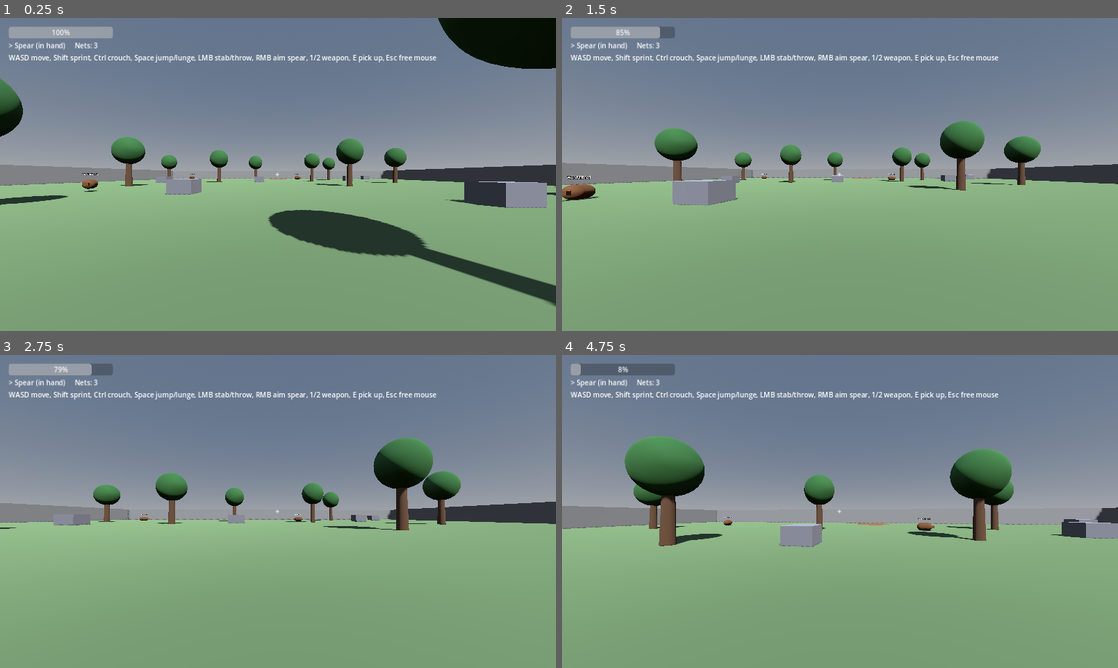
Above: before the commit, frames 1-4 (two rows, left to right).
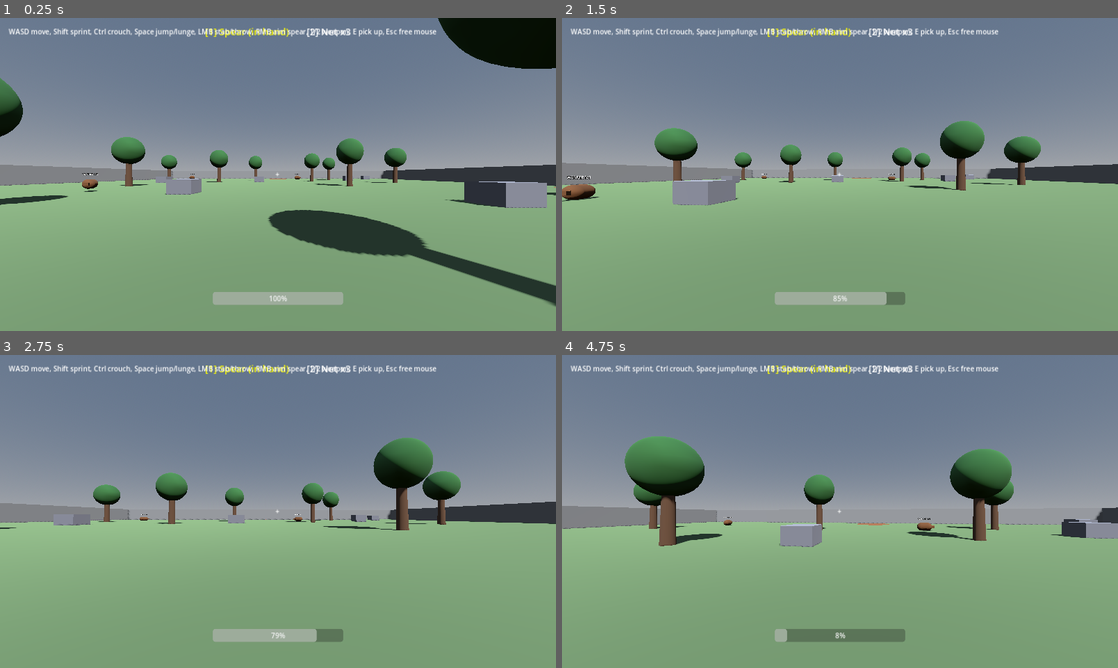
Above: after the commit, the same moments.

Repository: bageus/where-boar
Game: Godot game, scene res://game/bootstrap/app/main.tscn
Two runs of this game, one before a commit and one after it. Both use one fixed random seed, a clock stepped at 60 frames per second and the inputs below.
Inputs (mouse positions are in pixels of both pictures, inside the frame that each line leads up to):
- Up to frame 1 (0.25 s): no input
- Up to frame 2 (1.5 s): move the mouse to (867, 174) at 0.52 s; hold Right mouse button (aim) 0.53-1.28 s; hold W (move_forward) from 0.53 s (still down); tap Space (jump) at 0.77 s; move the mouse to (812, 174) at 1.27 s; click (812, 174) at 1.35 s
- Up to frame 3 (2.75 s): keep holding W (move_forward); tap Space (jump) at 1.52 s; move the mouse to (289, 505) at 2.02 s; hold Ctrl (crouch) from 2.03 s (still down)
- Up to frame 4 (4.75 s): keep holding W (move_forward); move the mouse to (834, 517) at 2.77 s; release Ctrl (crouch) at 2.78 s; tap E (interact) at 2.85 s; tap Space (jump) at 3.02, 3.77, 4.52 s; move the mouse to (878, 514) at 3.52 s; hold Shift (sprint) 3.53-4.28 s; move the mouse to (795, 508) at 4.27 s; tap 1 (weapon_1) at 4.35 s

The runs differ from the first frame. In frame 1, 3.2% of the frame differs, in the area x 1-79%, y 2-92%; in frame 2, 3.2%; in frame 3, 3.2%; in frame 4, 3.3%.

Commit message:
P2-004: boar ram knockback; hotbar HUD, central stamina bar, wall sliding
Co-Authored-By: Claude Sonnet 5.5 <noreply@anthropic.com>
Claude-Session: https://claude.ai/code/session_01FpZrbArYM5hMjSbuPAEHhr

Diff:
--- a/game/features/boar/domain/boar_senses.gd
+++ b/game/features/boar/domain/boar_senses.gd
@@ -47,3 +47,10 @@
 	if to_zone.dot(away) < 0.0:
 		return away
 	return (away + to_zone).normalized()
+
+
+## Heading along a wall of normal `wall_normal` (XZ), on the side that points towards `toward`.
+## Keeps a boar sliding out of a corner instead of pushing into it.
+static func slide_heading(wall_normal: Vector2, toward: Vector2) -> Vector2:
+	var tangent := Vector2(-wall_normal.y, wall_normal.x)
+	return tangent if tangent.dot(toward) >= 0.0 else -tangent
--- a/game/features/boar/public/boar_body.gd
+++ b/game/features/boar/public/boar_body.gd
@@ -15,6 +15,11 @@
 const PANIC_TURN_SECONDS := 0.6
 const PANIC_TURN_MAX := PI / 3.0
 const CORPSE_SECONDS := 3.0
+# Ram (M005): exaggerated knockback by speed, ASSUMPTION numbers (D013).
+const RAM_MIN_SPEED := 6.0
+const RAM_IMPULSE := 14.0
+const RAM_COOLDOWN := 1.0
+const KNOCK_DECAY := 6.0
 
 @export var type_id := "runner"
 @export var max_health := 3
@@ -28,6 +33,10 @@
 ## Wander angle or panic deflection, re-rolled when _turn_left runs out.
 var _turn := 0.0
 var _turn_left := 0.0
+var _knock := Vector3.ZERO
+var _ram_cooldown := 0.0
+## Last wall (XZ normal) the boar slid on, used to steer out of corners.
+var _wall := Vector2.ZERO
 
 @onready var _label: Label3D = $Label
 
@@ -48,6 +57,11 @@
 	_after_change()
 
 
+## Knocked by a ram or another boar: pushed along `impulse` for a moment.
+func knock(impulse: Vector3) -> void:
+	_knock = impulse
+
+
 func _after_change() -> void:
 	_show_state()
 	if boar.state == Boar.State.DEAD:
@@ -61,6 +75,7 @@
 	if not boar.is_free():
 		velocity.x = 0.0
 		velocity.z = 0.0
+		_apply_knock(delta)
 		move_and_slide()
 		return
 	var pos := Vector2(global_position.x, global_position.z)
@@ -75,7 +90,9 @@
 	if boar.state != before:
 		_show_state()
 	_steer(delta, pos, hunter_pos)
+	_apply_knock(delta)
 	move_and_slide()
+	_ram(delta)
 
 
 func _steer(delta: float, pos: Vector2, hunter_pos: Vector2) -> void:
@@ -97,10 +114,35 @@
 				_turn_left = PANIC_TURN_SECONDS
 			_heading = BoarSenses.flee_heading(pos, hunter_pos, escape_zones).rotated(_turn)
 			speed = PANIC_SPEED
+	if _wall != Vector2.ZERO and _heading.dot(_wall) < 0.0 and boar.state != Boar.State.WANDER:
+		var zone := BoarSenses.nearest_zone(pos, escape_zones)
+		var toward := escape_zones[zone] - pos if zone != -1 else pos - hunter_pos
+		_heading = BoarSenses.slide_heading(_wall, toward)
 	velocity.x = _heading.x * speed
 	velocity.z = _heading.y * speed
 	if _heading != Vector2.ZERO:
 		rotation.y = atan2(-_heading.x, -_heading.y)
+
+
+func _apply_knock(delta: float) -> void:
+	velocity.x += _knock.x
+	velocity.z += _knock.z
+	_knock = _knock.move_toward(Vector3.ZERO, KNOCK_DECAY * RAM_IMPULSE * delta)
+
+
+## A fast boar that touches the hunter or another boar knocks it back (M005); also remembers walls.
+func _ram(delta: float) -> void:
+	_ram_cooldown -= delta
+	_wall = Vector2.ZERO
+	for i in get_slide_collision_count():
+		var hit := get_slide_collision(i)
+		var other := hit.get_collider()
+		if other.has_method("knock") and _ram_cooldown <= 0.0 and Vector2(velocity.x, velocity.z).length() >= RAM_MIN_SPEED:
+			var push := Vector3(velocity.x, 0.0, velocity.z).normalized()
+			other.knock(push * RAM_IMPULSE + Vector3.UP * 3.0)
+			_ram_cooldown = RAM_COOLDOWN
+		elif absf(hit.get_normal().y) < 0.5:
+			_wall = Vector2(hit.get_normal().x, hit.get_normal().z).normalized()
 
 
 ## Name of the current domain state, e.g. "FLEE".
--- a/game/features/boar/tests/run_senses_tests.gd
+++ b/game/features/boar/tests/run_senses_tests.gd
@@ -11,6 +11,8 @@
 	failures += _check(_nearest_zone_choice(), "nearest escape zone is chosen")
 	failures += _check(_zone_escape_rules(), "only fleeing or panicking boars escape in a zone")
 	failures += _check(_flee_heading_bends_to_zone(), "flee heading bends toward a zone ahead, ignores a zone behind")
+	failures += _check(BoarSenses.slide_heading(Vector2.LEFT, Vector2(0, 5)).is_equal_approx(Vector2.DOWN) or BoarSenses.slide_heading(Vector2.LEFT, Vector2(0, 5)).is_equal_approx(Vector2.UP), "slide heading is along the wall")
+	failures += _check(BoarSenses.slide_heading(Vector2.LEFT, Vector2(0, 5)).y > 0.0, "slide heading picks the side towards the target")
 	print("senses tests: %d failure(s)" % failures)
 	quit(1 if failures else 0)
 
--- a/game/features/hunter/public/hunter.gd
+++ b/game/features/hunter/public/hunter.gd
@@ -21,6 +21,7 @@
 const MOUSE_SENSITIVITY := 0.002
 const EYE_HEIGHT := 1.6
 const CROUCH_EYE_HEIGHT := 1.0
+const STUN_SECONDS := 1.0
 
 enum Weapon { SPEAR, NET }
 
@@ -29,11 +30,13 @@
 var weapon := Weapon.SPEAR
 ## Spears and nets this hunter threw that are still in the world.
 var _thrown: Array[RigidBody3D] = []
+var _stun := 0.0
 
 @onready var _camera: Camera3D = $Camera
 @onready var _reach: RayCast3D = $Camera/Reach
 @onready var _stamina_bar: ProgressBar = $Hud/Stamina
-@onready var _weapon_label: Label = $Hud/Weapon
+@onready var _slot_spear: Label = $Hud/Hotbar/Spear
+@onready var _slot_net: Label = $Hud/Hotbar/Net
 
 
 func _ready() -> void:
@@ -61,7 +64,20 @@
 	_update_hud()
 
 
+## Rammed by a boar (M005): thrown back and out of control for a moment.
+func knock(impulse: Vector3) -> void:
+	velocity = impulse
+	_stun = STUN_SECONDS
+
+
 func _physics_process(delta: float) -> void:
+	if _stun > 0.0:
+		_stun -= delta
+		velocity += get_gravity() * delta
+		velocity.x = move_toward(velocity.x, 0.0, 10.0 * delta)
+		velocity.z = move_toward(velocity.z, 0.0, 10.0 * delta)
+		move_and_slide()
+		return
 	var input := Input.get_vector("move_left", "move_right", "move_forward", "move_back")
 	var crouching := Input.is_action_pressed("crouch")
 	var sprinting := stamina.tick(delta, Input.is_action_pressed("sprint") and not crouching and input != Vector2.ZERO)
@@ -127,6 +143,7 @@
 
 
 func _update_hud() -> void:
-	var spear := "in hand" if loadout.spear_in_hand else "thrown"
-	_weapon_label.text = "%s Spear (%s)   %s Nets: %d" % [
-		">" if weapon == Weapon.SPEAR else " ", spear, ">" if weapon == Weapon.NET else " ", loadout.nets]
+	_slot_spear.text = "[1] Spear (%s)" % ("in hand" if loadout.spear_in_hand else "thrown")
+	_slot_net.text = "[2] Net x%d" % loadout.nets
+	_slot_spear.modulate = Color.YELLOW if weapon == Weapon.SPEAR else Color.WHITE
+	_slot_net.modulate = Color.YELLOW if weapon == Weapon.NET else Color.WHITE
--- a/game/features/hunter/public/hunter.tscn
+++ b/game/features/hunter/public/hunter.tscn
@@ -35,21 +35,42 @@
 text = "+"
 
 [node name="Stamina" type="ProgressBar" parent="Hud"]
-offset_left = 20.0
-offset_top = 20.0
-offset_right = 260.0
-offset_bottom = 44.0
+anchors_preset = 7
+anchor_left = 0.5
+anchor_top = 1.0
+anchor_right = 0.5
+anchor_bottom = 1.0
+offset_left = -150.0
+offset_top = -90.0
+offset_right = 150.0
+offset_bottom = -60.0
+grow_horizontal = 2
+grow_vertical = 0
 value = 100.0
 
-[node name="Weapon" type="Label" parent="Hud"]
-offset_left = 20.0
-offset_top = 52.0
-offset_right = 600.0
-offset_bottom = 76.0
+[node name="Hotbar" type="HBoxContainer" parent="Hud"]
+anchors_preset = 5
+anchor_left = 0.5
+anchor_right = 0.5
+offset_left = -200.0
+offset_top = 16.0
+offset_right = 200.0
+offset_bottom = 48.0
+grow_horizontal = 2
+theme_override_constants/separation = 40
+alignment = 1
+
+[node name="Spear" type="Label" parent="Hud/Hotbar"]
+layout_mode = 2
+theme_override_font_sizes/font_size = 22
+
+[node name="Net" type="Label" parent="Hud/Hotbar"]
+layout_mode = 2
+theme_override_font_sizes/font_size = 22
 
 [node name="Help" type="Label" parent="Hud"]
 offset_left = 20.0
-offset_top = 80.0
+offset_top = 20.0
 offset_right = 900.0
-offset_bottom = 104.0
+offset_bottom = 44.0
 text = "WASD move, Shift sprint, Ctrl crouch, Space jump/lunge, LMB stab/throw, RMB aim spear, 1/2 weapon, E pick up, Esc free mouse"
Not shown, changed: ACTIVE_TASK.md
Not shown, changed: BACKLOG.md
Not shown, changed: GAME_SPEC.md
Not shown, changed: PROJECT_STATE.md
